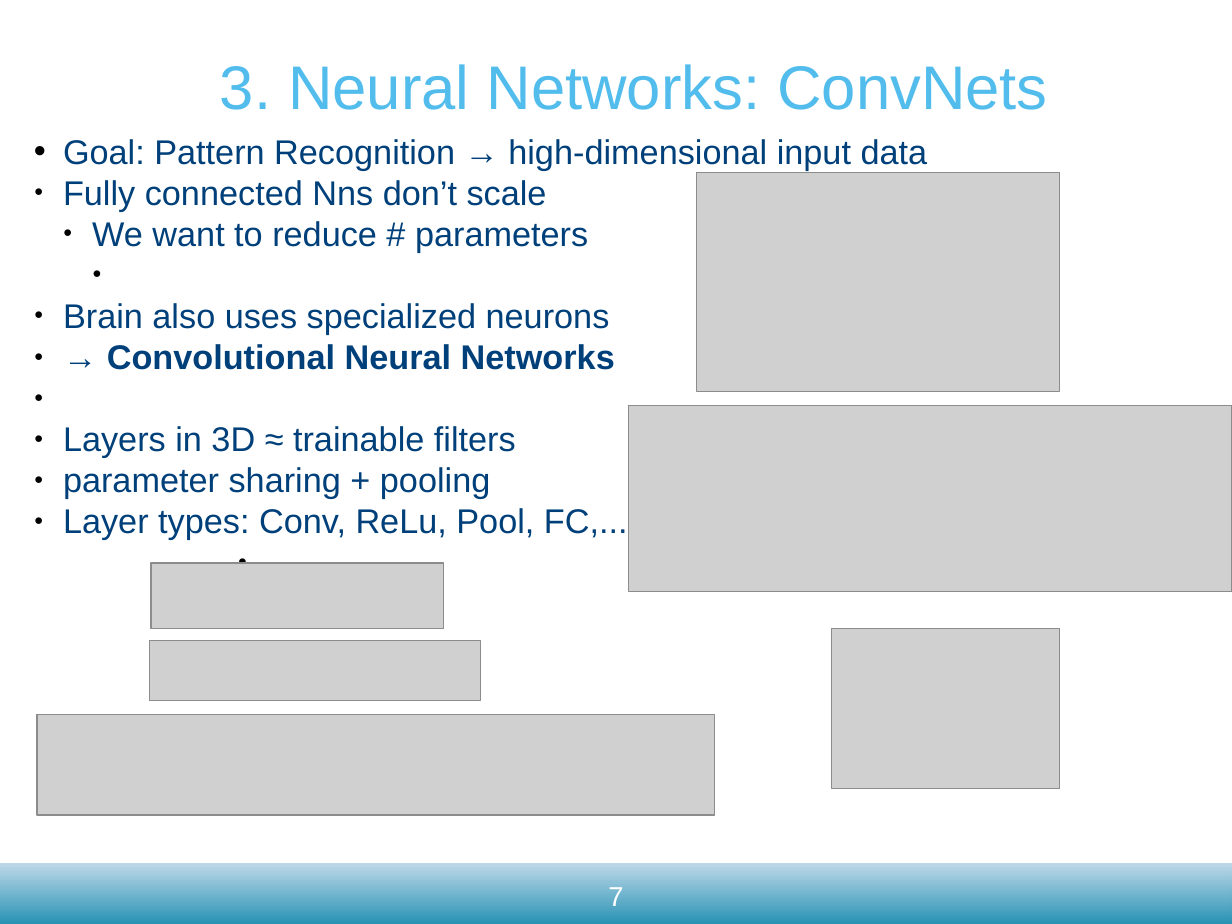
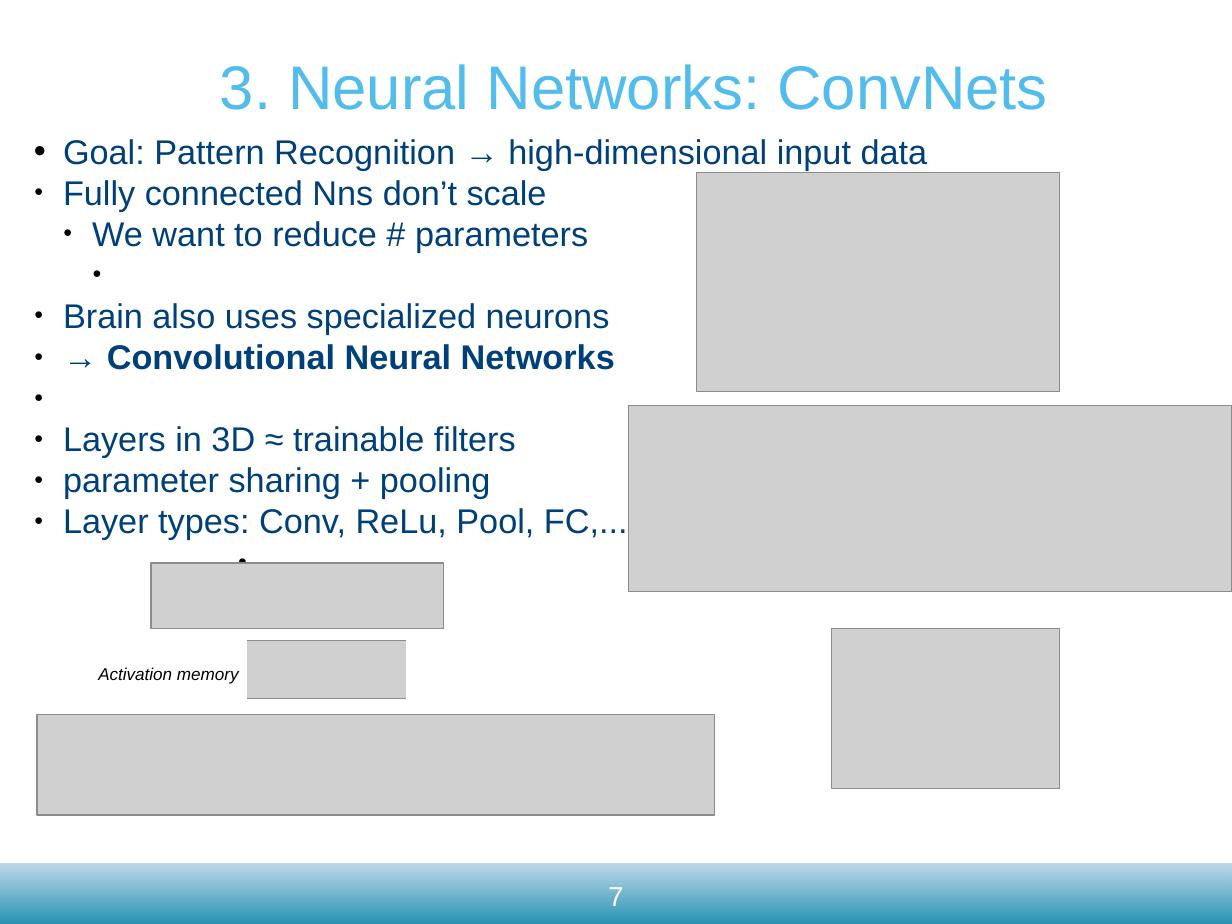
Before and after one commit to matthijsvk/multimodalSR, a slide deck: slide 7 of report/tussentijdse/convNetsSR21dec2017.odp. Drawn at 1232x924 pixels with LibreOffice and Linux fonts; fonts in the diff are those of the drawing; grey boxes stand for pictures; background and template pictures are left out. Boxes give left, top, right and bottom in pixels: in the first picture for what was removed or moved away, otherwise in the second. Text is boxed around its words. In the diff, an @@ line names an element or a change of style, - is before the commit and + after.

```diff
--- a/report/tussentijdse/convNetsSR21dec2017.odp
+++ b/report/tussentijdse/convNetsSR21dec2017.odp
@@ rectangle added at [148,641,246,702], fill #FFFFFF, outline #FFFFFF 0 pt @@
@@ picture: place and size @@
-picture at [149,641,480,701]
+picture at [160,641,479,699]
@@ rectangle added at [407,641,505,702], fill #FFFFFF, outline #FFFFFF 0 pt @@
@@ text added at [98,667,239,684], 10 pt, text #000000, italic @@
+Activation memory
```
Also in this commit, not shown: 5 other slides changed, 3 other files.
